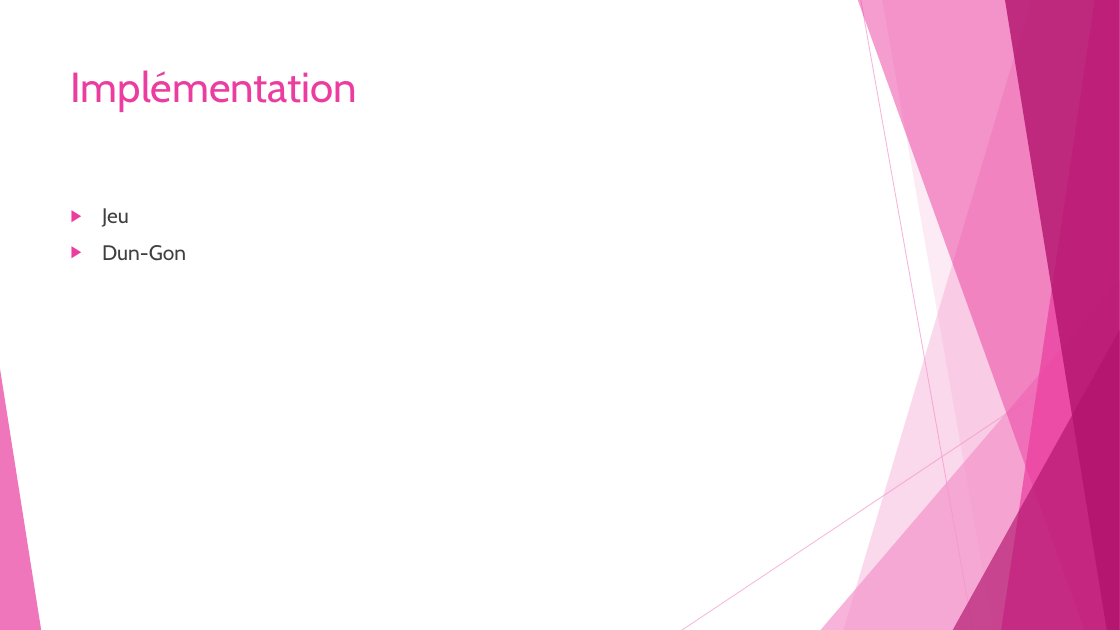
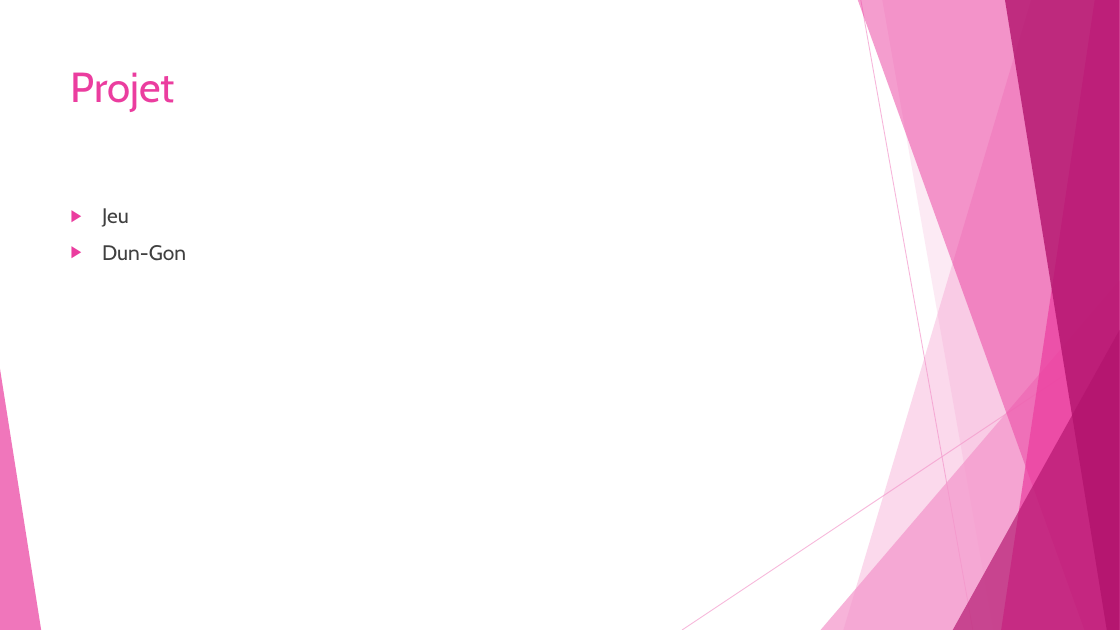
Before and after one commit to djaquet5/MCR-Prototype, a slide deck: slide 7 of Prototype-kyun.pptx (slide 5 before the commit). Drawn at 1120x630 pixels with LibreOffice and Linux fonts; fonts in the diff are those of the drawing. Boxes give left, top, right and bottom in pixels: in the first picture for what was removed or moved away, otherwise in the second. Text is boxed around its words. In the diff, an @@ line names an element or a change of style, - is before the commit and + after.

```diff
--- a/Prototype-kyun.pptx
+++ b/Prototype-kyun.pptx
@@ title at (x1=71, y1=72, x2=175, y2=112): text changed @@
-Implémentation
+Projet
```
Also in this commit, not shown: 2 other slides changed, 2 slides added.
